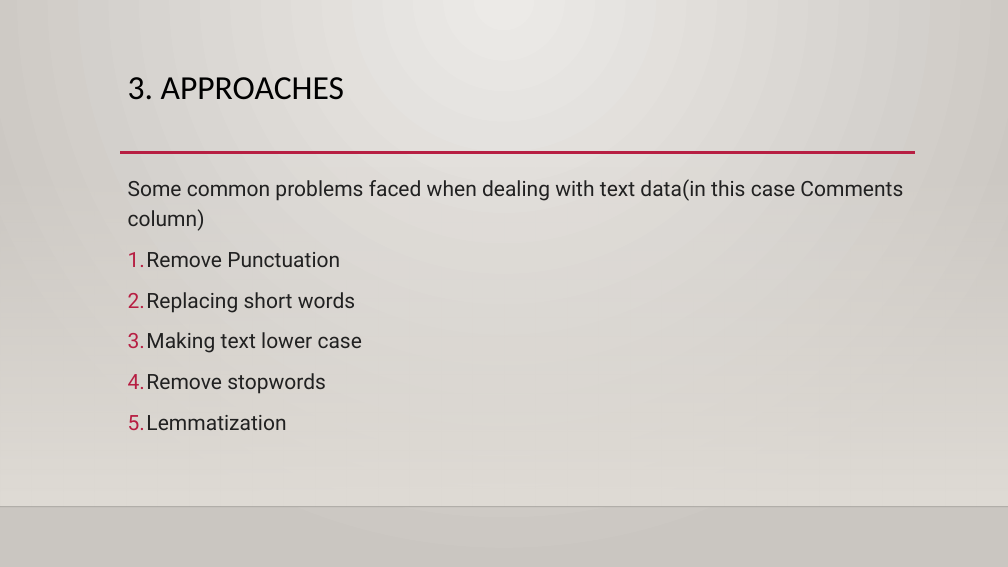
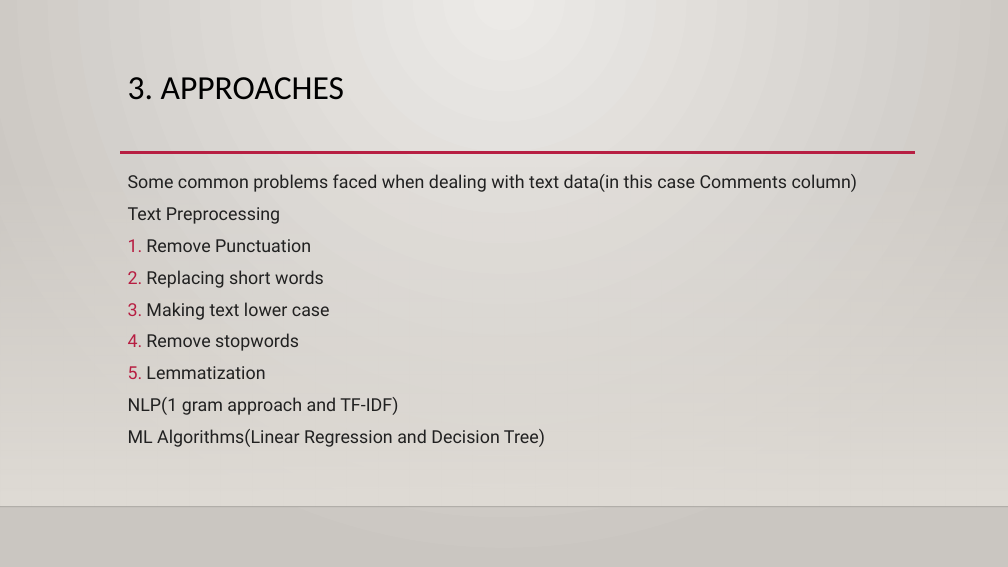
Before and after one commit to Pravallikavyas/Comment2likes, a slide deck: slide 5 of Comment2likes.pptx. Drawn at 1008x567 pixels with LibreOffice and Linux fonts; fonts in the diff are those of the drawing; background and template pictures are left out. Boxes give left, top, right and bottom in pixels: in the first picture for what was removed or moved away, otherwise in the second. Text is boxed around its words. In the diff, an @@ line names an element or a change of style, - is before the commit and + after.

```diff
--- a/Comment2likes.pptx
+++ b/Comment2likes.pptx
@@ text at bbox=[128, 174, 858, 379]: size 20 to 17 pt in "Some common problems faced when dealing with ...", "Remove Punctuation", "Replacing short words", "Making text lower case" and 2 more places; line spacing 1.2 to 1 @@
@@ text at bbox=[128, 207, 280, 224]: paragraph added @@
+Text Preprocessing
@@ text at bbox=[128, 397, 545, 447]: paragraphs added @@
+NLP(1 gram approach and TF-IDF)
+ML Algorithms(Linear Regression and Decision Tree)
```
Also in this commit, not shown: 1 other slide changed, 2 slides added.
